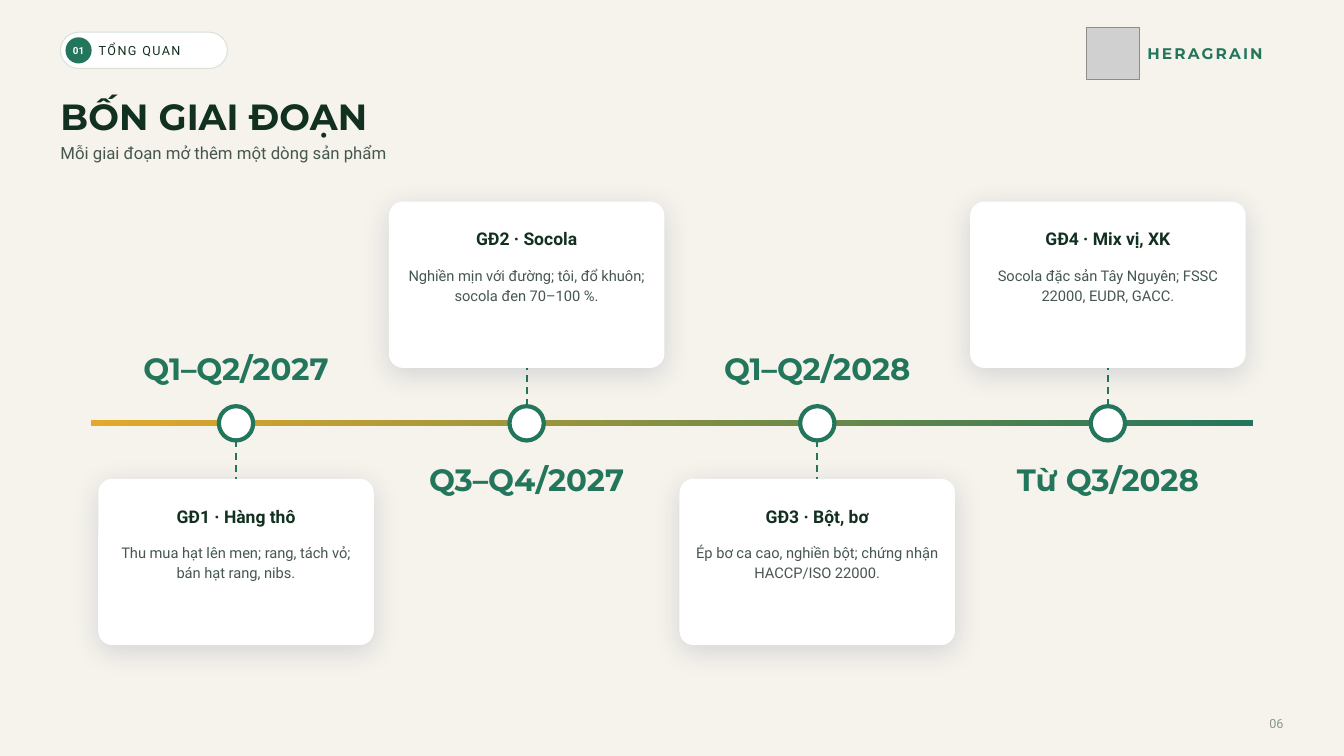
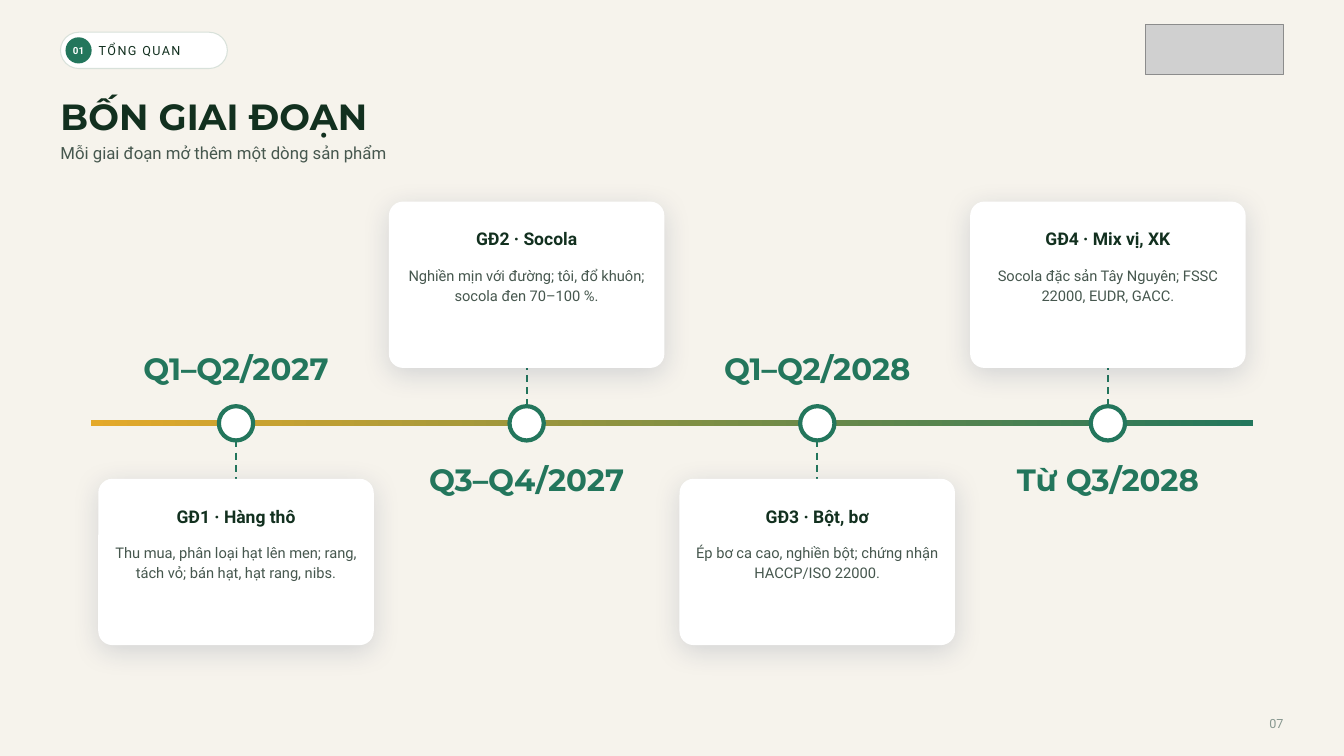
Before and after one commit to dakojsc-maker/ATL--DAKO, a slide deck: slide 7 of heragrain-cacao/2-tong-quan-bo-may/Heragrain-Cacao_Tong-quan-bo-may-quy-trinh-chung-nhan.pptx (slide 6 before the commit). Drawn at 1344x756 pixels with LibreOffice and Linux fonts; fonts in the diff are those of the drawing; grey boxes stand for pictures; background and template pictures are left out. Boxes give left, top, right and bottom in pixels: in the first picture for what was removed or moved away, otherwise in the second. Text is boxed around its words. In the diff, an @@ line names an element or a change of style, - is before the commit and + after.

```diff
--- a/heragrain-cacao/2-tong-quan-bo-may/Heragrain-Cacao_Tong-quan-bo-may-quy-trinh-chung-nhan.pptx
+++ b/heragrain-cacao/2-tong-quan-bo-may/Heragrain-Cacao_Tong-quan-bo-may-quy-trinh-chung-nhan.pptx
@@ picture removed at (x1=1087, y1=27, x2=1139, y2=80) @@
@@ picture added at (x1=1145, y1=24, x2=1284, y2=75) @@
@@ text removed at (x1=1147, y1=48, x2=1262, y2=59) @@
-HERAGRAIN
@@ text at (x1=115, y1=547, x2=357, y2=581): text changed @@
-Thu mua hạt lên men; rang, tách vỏ; bán hạt rang, nibs.
+Thu mua, phân loại hạt lên men; rang, tách vỏ; bán hạt, hạt rang, nibs.
@@ text at (x1=1269, y1=719, x2=1283, y2=728): text changed @@
-06
+07
```
Also in this commit, not shown: 26 other slides changed, 2 slides added, 32 other files.
